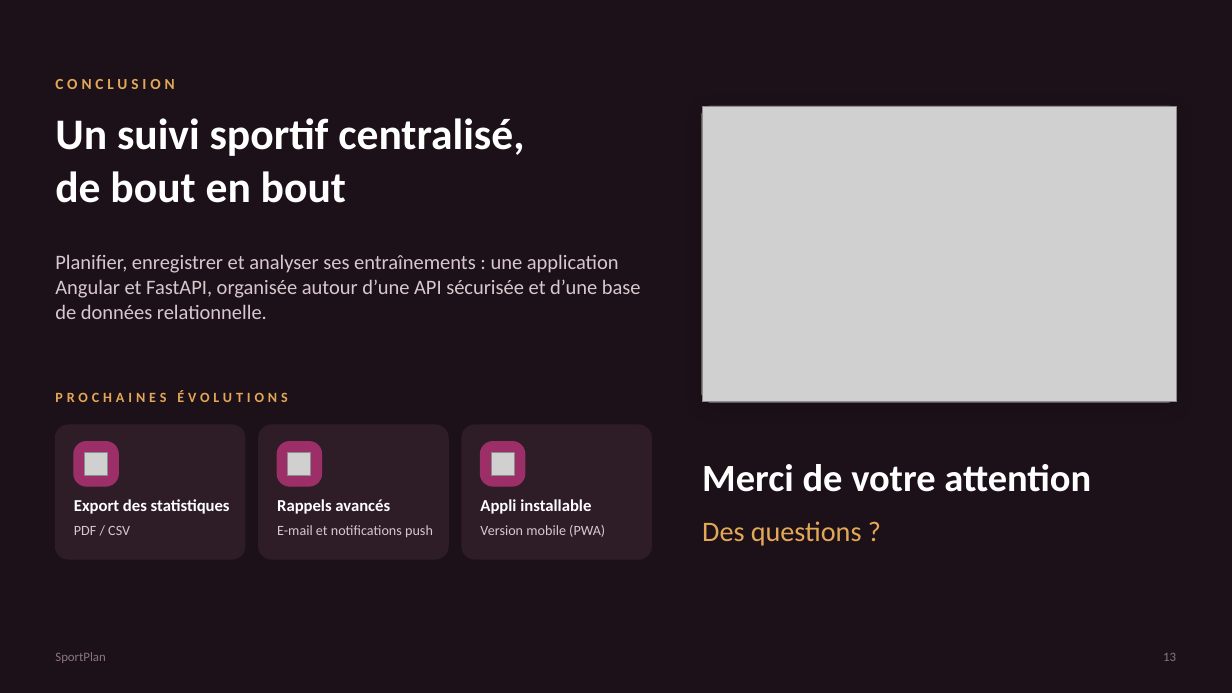
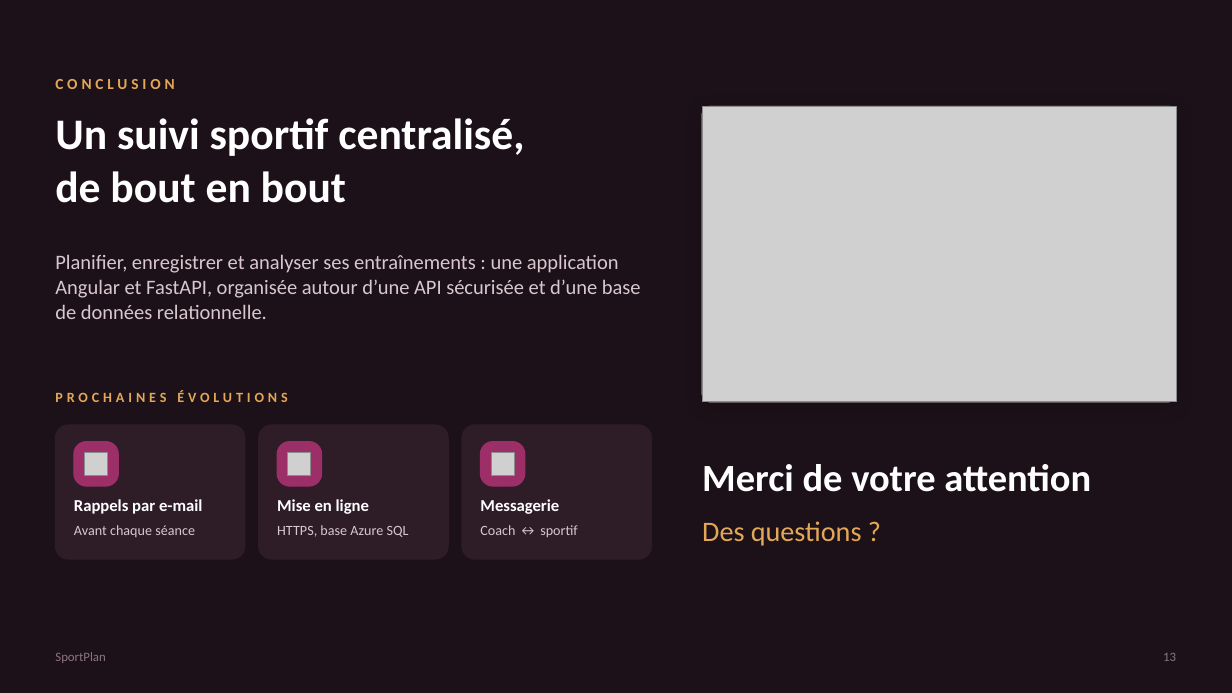
Before and after one commit to loicvdb98-sys/projet-fin-de-session-, a slide deck: slide 13 of docs/SportPlan_Presentation_Jury.pptx. Drawn at 1232x693 pixels with LibreOffice and Linux fonts; fonts in the diff are those of the drawing; grey boxes stand for pictures. Boxes give left, top, right and bottom in pixels: in the first picture for what was removed or moved away, otherwise in the second. Text is boxed around its words. In the diff, an @@ line names an element or a change of style, - is before the commit and + after.

```diff
--- a/docs/SportPlan_Presentation_Jury.pptx
+++ b/docs/SportPlan_Presentation_Jury.pptx
@@ text at box(74, 499, 202, 514): text changed @@
-Export des statistiques
+Rappels par e-mail
@@ text at box(277, 499, 369, 514): text changed @@
-Rappels avancés
+Mise en ligne
@@ text at box(480, 499, 559, 514): text changed @@
-Appli installable
+Messagerie
@@ text at box(74, 525, 195, 537): text changed @@
-PDF / CSV
+Avant chaque séance
@@ text at box(277, 525, 409, 537): text changed @@
-E-mail et notifications push
+HTTPS, base Azure SQL
@@ text at box(480, 525, 578, 538): text changed @@
-Version mobile (PWA)
+Coach ↔ sportif
```
Also in this commit, not shown: 3 other slides changed.
